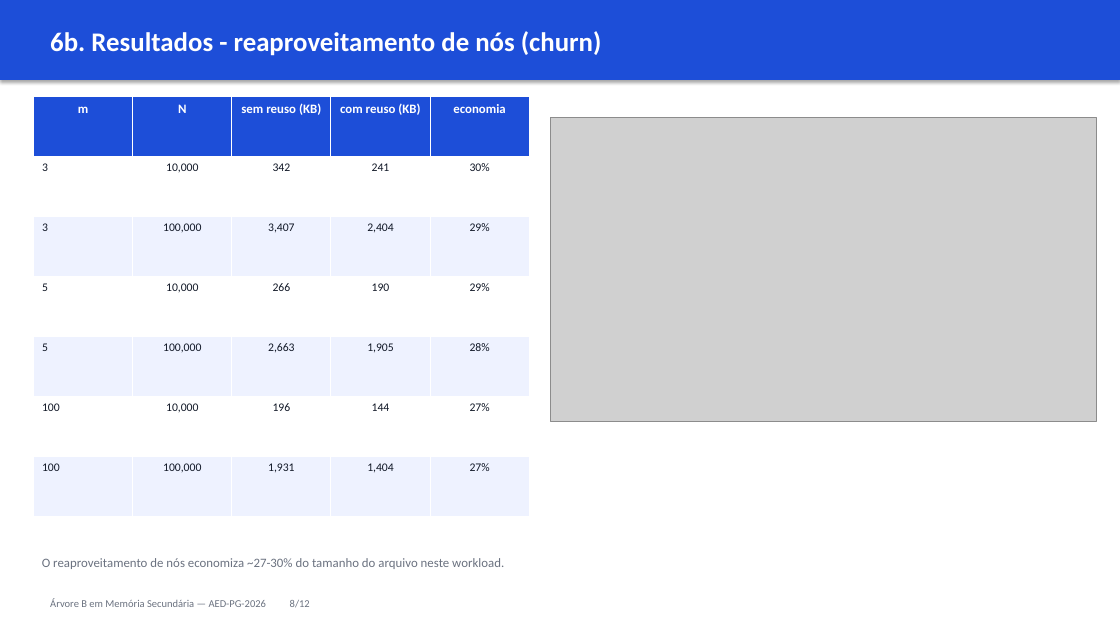
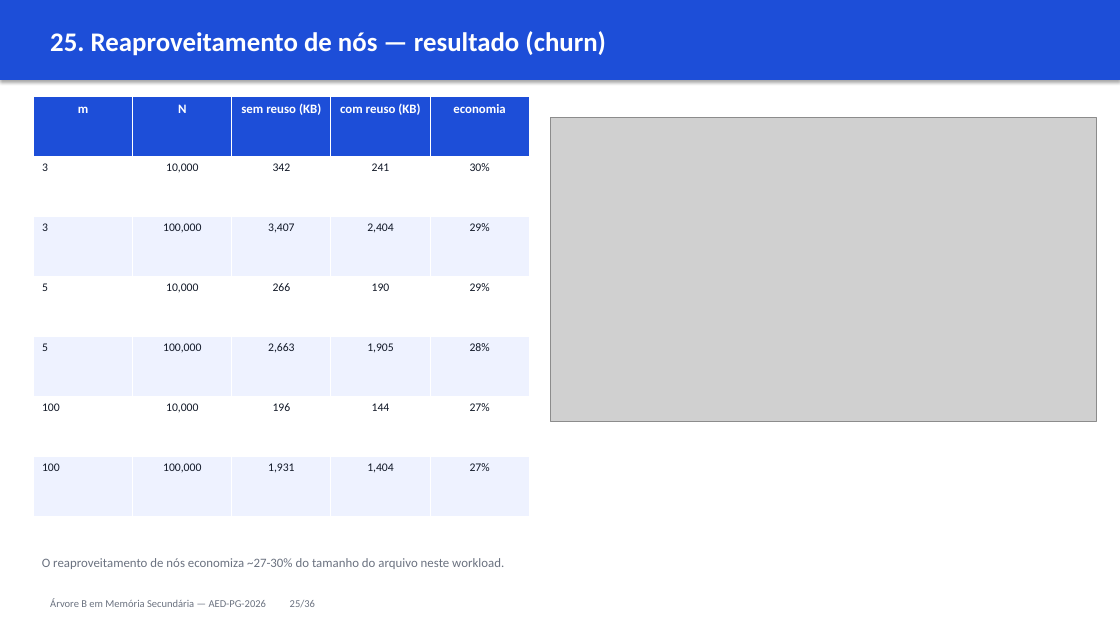
Before and after one commit to cassiotakarada/btree, a slide deck: slide 25 of apresentacao/APRESENTACAO.pptx (slide 8 before the commit). Drawn at 1120x630 pixels with LibreOffice and Linux fonts; fonts in the diff are those of the drawing; grey boxes stand for pictures. Boxes give left, top, right and bottom in pixels: in the first picture for what was removed or moved away, otherwise in the second. Text is boxed around its words. In the diff, an @@ line names an element or a change of style, - is before the commit and + after.

```diff
--- a/apresentacao/APRESENTACAO.pptx
+++ b/apresentacao/APRESENTACAO.pptx
@@ text at [50, 31, 606, 56]: text changed @@
-6b. Resultados - reaproveitamento de nós (churn)
+25. Reaproveitamento de nós — resultado (churn)
@@ text at [50, 599, 315, 608]: text changed @@
-Árvore B em Memória Secundária — AED-PG-2026 8/12
+Árvore B em Memória Secundária — AED-PG-2026 25/36
```
Also in this commit, not shown: 10 other slides changed, 24 slides added, 25 other files.
